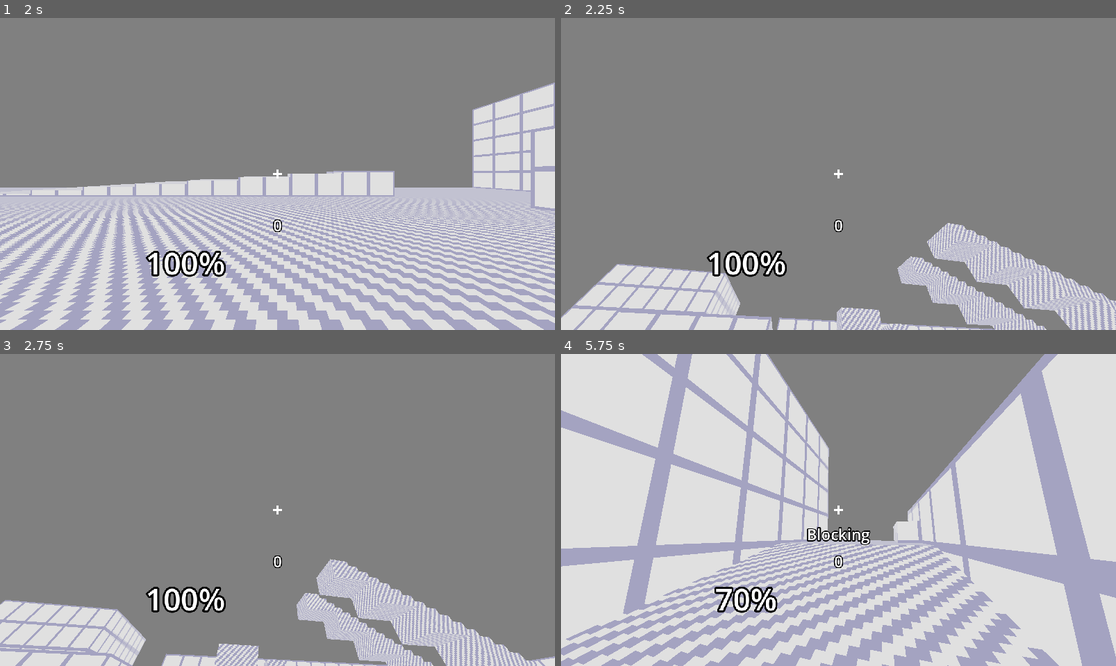
Above: before the commit, frames 1-4 (two rows, left to right).
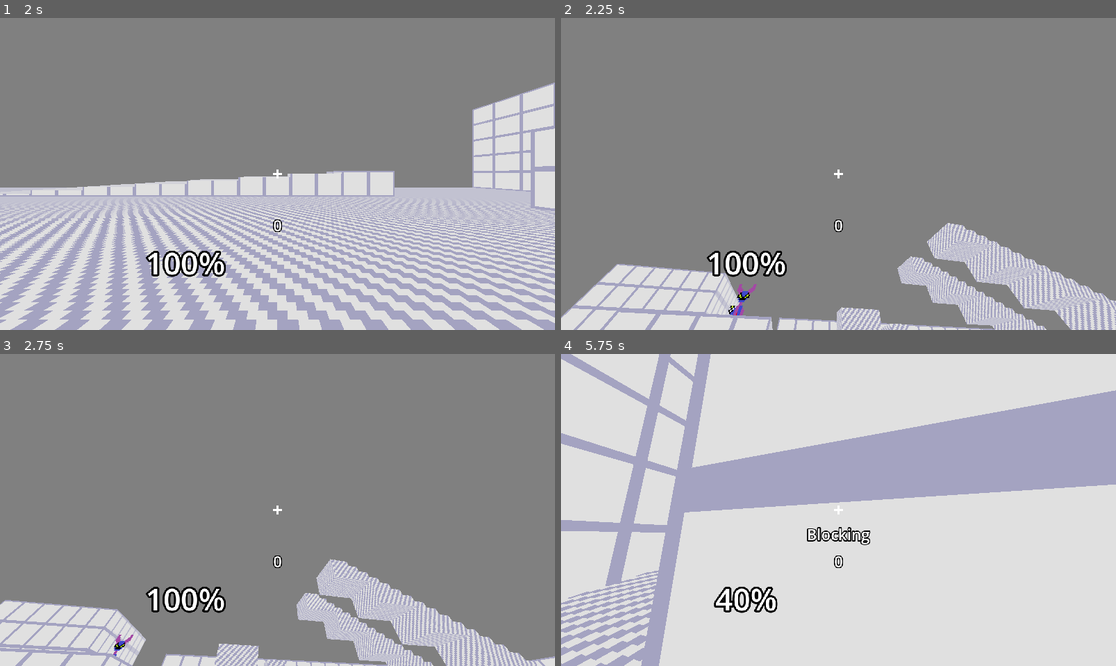
Above: after the commit, the same moments.

Repository: higodoragon/punch_block
Game: Godot game, scene res://main.tscn
The game is run twice, just before and just after one commit, with the same random seed, the same clock (stepped at 60 frames per second) and the same inputs. Sound files missing from this copy of the repository are replaced by a short silence.
Inputs (mouse positions are in pixels of both pictures, inside the frame that each line leads up to):
- Up to frame 1 (2 s): tap Enter at 0.5 s; move the mouse to (305, 174) at 0.52 s; hold W (move_forward) 0.53-1.28 s; hold Right mouse button (action_block) 0.53-1.28 s; click (305, 174) at 0.67 s; tap Space (move_jump) at 0.77, 1.25, 1.52 s; move the mouse to (166, 189) at 1.27 s; hold S (move_backward) from 1.28 s (still down); click (166, 189) at 1.35 s
- Up to frame 2 (2.25 s): tap Enter at 2 s; move the mouse to (894, 105) at 2.02 s; release S (move_backward) at 2.03 s; hold D (move_right) from 2.03 s (still down); tap Tab at 2.1 s
- Up to frame 3 (2.75 s): keep holding D (move_right)
- Up to frame 4 (5.75 s): move the mouse to (832, 516) at 2.77 s; release D (move_right) at 2.78 s; hold W (move_forward) from 2.78 s (still down); right-click (832, 516) at 2.85 s; click (832, 516) at 2.92 s; tap Space (move_jump) at 3.02, 3.77, 4.52 s; move the mouse to (877, 513) at 3.52 s; click (877, 513) at 3.6 s; move the mouse to (794, 506) at 4.27 s; tap Tab at 4.35 s; move the mouse to (844, 510) at 5.02 s; hold Right mouse button (action_block) from 5.03 s (still down); click (844, 510) at 5.17 s

Frame 1 is identical in both runs. In frame 2, 0.2% of the frame differs, in the area x 30-36%, y 85-96%; in frame 3, less than 0.1%; in frame 4, 54%, in the area x 0-100%, y 0-100%.

Commit message:
refined brute, flip variation, fixed footsteps, test maps

Diff:
--- a/audio/sniper_attack_beep.tres
+++ b/audio/sniper_attack_beep.tres
@@ -1,9 +1,11 @@
-[gd_resource type="Resource" script_class="AudioSettings" load_steps=2 format=3 uid="uid://16f7jsq06u8m"]
+[gd_resource type="Resource" script_class="AudioSettings" load_steps=3 format=3 uid="uid://16f7jsq06u8m"]
 
 [ext_resource type="Script" uid="uid://d1cihyw7tq44v" path="res://components/audio_settings.gd" id="1_rkc8k"]
+[ext_resource type="AudioStream" uid="uid://cvsbllpbggl4j" path="res://audio/placeholders/beep.wav" id="2_vprw3"]
 
 [resource]
 script = ExtResource("1_rkc8k")
+stream = ExtResource("2_vprw3")
 channel = 0
 limit = 5
 volume = 1.0
--- a/components/ai_component.gd
+++ b/components/ai_component.gd
@@ -61,6 +61,9 @@
 	if global.check( parent, "sprite" ):
 		parent.sprite.scale *= randf_range( 0.9, 1.1 )
 
+		if randf_range( 1, 0 ) < 0.01:
+			parent.sprite.flip_h = true
+
 	parent.state.set_state( parent.state_active )
 
 func generic_walk_direction() -> Vector3:
@@ -76,10 +79,7 @@
 	return global.angle_to_direction( walk_angle ) * Vector3( 1, 0, 1 )
 
 func target_direction() -> Vector3:
-	if target:
-		return parent.global_position.direction_to( target.global_position )
-
-	return Vector3( 1, 0, 0 )
+	return parent.global_position.direction_to( target.global_position )
 
 func target_distance() -> float:
 	return parent.global_position.distance_to( target.global_position )
--- a/components/common_physics_component.gd
+++ b/components/common_physics_component.gd
@@ -96,7 +96,7 @@
 
 	if global.check( parent, "audio" ) and global.check( parent, "sfx_footstep" ):
 		if is_on_ground():
-			footstep_amount += ( parent.velocity * Vector3( 1, 0, 1 ) ).distance_to( Vector3.ZERO )
+			footstep_amount += ( ( parent.velocity * Vector3( 1, 0, 1 ) ) * delta ).distance_to( Vector3.ZERO )
 
 		if on_ground and not on_ground_prev and air_time_old > 5:
 			parent.audio.play( parent.sfx_footstep )
--- a/entities/character_base.gd
+++ b/entities/character_base.gd
@@ -4,7 +4,7 @@
 @export var friction : float = 0.9
 @export var gravity : float = 0.55
 @export var view_height : float = 1.75
-@export var footstep_frequency : int = 280
+@export var footstep_frequency : float = 4.5
 @export var infight_group : Attack.INFIGHT_GROUP
 
 var step_height_up : float = 1.1
--- a/entities/enemy/brute/brute.gd
+++ b/entities/enemy/brute/brute.gd
@@ -1,135 +1,105 @@
 extends CharacterBase
+class_name EnemyBrute
 
-@onready var health : HealthComponent = $HealthComponent
-@onready var hitbox : HitboxComponent = $HitboxComponent
-@onready var physics : CommonPhysicsComponent = $CommonPhysicsComponent
-@onready var state : StateMachineComponent = $StateMachineComponent
-@onready var ai : AIComponent = $AIComponent
-@onready var audio : AudioManagerComponent = $AudioManagerComponent
-@onready var sprite : Sprite3D = $Sprite3D
+@onready var health := $HealthComponent
+@onready var hitbox := $HitboxComponent
+@onready var physics := $CommonPhysicsComponent
+@onready var state := $StateMachineComponent
+@onready var ai := $AIComponent
+@onready var audio := $AudioManagerComponent
+@onready var sprite := $Sprite3D
 
 var sfx_footstep = global.sfx_generic_footsteps
-
-@export_range(1.0, 20.0) var charge_speed := 4.0
-@export_range(1.0, 1000.0) var knockback: float = 80.0
-@export_range(1.0, 1000.0) var charge_knockback: float = 400.0
-@export_range(1.0, 50.0) var damage: float = 2.0
-@export_range(1.0, 50.0) var charge_damage: float = 4.0
-@export_range(1.0, 50.0, 0.1, 'suffix:m') var max_charge_distance: float = 10.0
-@export_range(1.0, 50.0, 0.5) var charge_cooldown: float = 5.0
-var _current_charge_cooldown := 0.0
-
+var real_friction : float
 
 var state_idle := [
 	{sticky_call = "do_searth"},
 	{delay = 1, frame = 0},
-	{goto = state_active}
+	{goto = state_active},
 ]
 
 var state_active := [
 	{sticky_call = "do_active"},
 	{delay = 15, frame = 1},
-	{delay = 15, frame = 2},
-	{loop = true}
+	{loop = true},
 ]
 
-var state_charge := [
-	{sticky_call = "do_charge"},
-	{delay = 15, frame = 6},
-	{delay = 15, frame = 5},
-	{loop = true}
+var state_attack_charge := [
+	{sticky_call = "do_attack_sticky"},
+	{delay = 30, frame = 6},
+	{loop = true},
+]
+
+var state_attack_hit := [
+	{delay = 20, frame = 5},
+	{goto = state_active},
+]
+
+var state_attack := [
+	{delay = 30, frame = 6},
+	{goto = state_attack_charge},
 ]
 
 var state_melee := [
-	{sticky_call = "do_melee_active"},
 	{delay = 20, frame = 3},
 	{delay = 1, frame = 4},
-	{sticky_call = ""},
 	{call = "do_melee"},
 	{delay = 20, frame = 5},
 	{goto = state_active},
 ]
 
 var state_stun := [
-	{delay = 120, frame = 6},
+	{delay = 240, frame = 6},
 	{goto = state_active},
 ]
 
 func _ready() -> void:
+	real_friction = friction
 	ai.start_ai()
 
 func do_active():
 	if ai.target:
-		do_move_toward()
+		velocity += ai.generic_walk_direction() * speed
+		ai.check_and_set_attack_states()
 
-		if should_charge():
-			do_charge()
-
-
-## approach the target to get within charging distance
-func do_move_toward():
-		var angle = ai.target_angle()
-		var walk: Vector3 = global.angle_to_direction(angle) * Vector3(1, 0, 1)
-		velocity += walk * speed
-
-
-# func do_melee_active():
-# 	if ai.target:
-# 		do_charge()
-		# var walk: Vector3 = ai.target_direction() * Vector3(1, 0, 1)
-		# velocity += walk * (speed * 2)
+func do_melee_active():
+	if ai.target:
+		velocity += ai.generic_walk_direction() * ( speed * 1.5 )
 
 func do_melee():
-	if ai.target and ai.in_melee_range():
-		hit(damage, knockback)
+	if ai.target:
+		hit( ai.melee_damage, ai.melee_knockback )
+		ai.set_melee_delay()
 
+func do_attack_sticky():
+	if ai.target:
+		if ai.in_melee_range():
+			hit( ai.attack_damage, ai.attack_knockback )
+			state.set_state( state_attack_hit )
+			# sets both to avoid them activating melee
+			# right after hitting the player
+			ai.set_attack_delay()
+			ai.set_melee_delay()
+			# sets friction back to the original value
+			friction = real_friction
+		else:
+			velocity.x =+ ai.target_direction().x * 48
+			velocity.z =+ ai.target_direction().z * 48
+			friction = 0.5
+	else:
+		friction = real_friction
+		state.set_state( state_active )
 
-func do_parry_reaction(inflictor: Node3D):
+func hit( hit_damage: float, hit_knockback: float ):
+	var attack = Attack.new()
+	attack.agressor = self
+	attack.damage = hit_damage
+	attack.knockback_power = hit_knockback
+	attack.knockback_position = global_position
+	ai.target.health.do_damage( attack )
+
+func do_parry_reaction( inflictor: Node3D ):
 	state.set_state(state_stun)
 
-func _physics_process(delta: float):
-	physics.common_physics(delta)
-	_current_charge_cooldown -= delta
-
-func do_charge():
-	state.set_state(state_charge)
-	print('CHARGING')
-	if ai.target and should_charge():
-		if ai.in_melee_activation_range():
-			hit(charge_damage, charge_knockback)
-		global_position = global_position.move_toward(ai.target.global_position, charge_speed * get_physics_process_delta_time())
-	else:
-		state.set_state(state_active)
-		do_active()
-
-var attack_delay = 100
-var melee_delay = 100
-
-func should_attack():
-	# if attack_delay <= 0 and global.check( parent, "state_attack" ):
-	# 	state.set_state( state_attack )
-	# 	return true
-	if melee_delay <= 0 and ai.in_melee_activation_range() and global.check(self, "state_melee"):
-		state.set_state(state_melee)
-		return true
-
-func should_charge():
-	# if attack_delay <= 0 and global.check( parent, "state_attack" ):
-	# 	state.set_state( state_attack )
-	# 	return true
-	# if melee_delay <= 0 and ai.target and global_position:
-	# 	return true
-	if _current_charge_cooldown <= 0.0 and (global_position.distance_to(ai.target.global_position) < max_charge_distance):
-		return true
-
-
-func hit(hit_dmg: float, hit_knock: float):
-	if ai.target and ai.in_melee_range():
-		_current_charge_cooldown = charge_cooldown
-
-		var atk = Attack.new()
-		atk.agressor = self
-		atk.knockback_power = hit_knock
-		atk.damage = hit_dmg
-		combat.hitscan_bullet( self, global_position, ai.target_direction(), atk )
-		ai.attack_delay = 100
+func _physics_process( delta: float ):
+	physics.common_physics( delta )
--- a/entities/enemy/brute/brute.tscn
+++ b/entities/enemy/brute/brute.tscn
@@ -22,9 +22,7 @@
 floor_constant_speed = true
 floor_snap_length = 0.0
 script = ExtResource("1_q1iuu")
-charge_speed = 16.0
 speed = 0.5
-footstep_frequency = 560
 metadata/_custom_type_script = "uid://88pbfyfqnxlk"
 
 [node name="CollisionShape3D" type="CollisionShape3D" parent="."]
@@ -41,7 +39,16 @@
 hframes = 8
 
 [node name="AIComponent" parent="." instance=ExtResource("3_0ifsd")]
-melee_activation_range = 4.0
+melee_range = 3.0
+melee_activation_range = 3.0
+melee_damage = 2.0
+melee_knockback = 50.0
+melee_delay_amount = 60
+melee_delay_randomness = 30
+attack_damage = 4.0
+attack_knockback = 100.0
+attack_delay_amount = 240
+attack_delay_randomness = 60
 
 [node name="CommonPhysicsComponent" parent="." instance=ExtResource("4_u5a1y")]
 
@@ -49,7 +56,7 @@
 sprite = NodePath("../Sprite3D")
 
 [node name="HealthComponent" parent="." instance=ExtResource("7_4r2rf")]
-max_health = 7.0
+max_health = 8.0
 knockback_multiplier = 0.1
 
 [node name="AudioManagerComponent" parent="." instance=ExtResource("5_7lx1j")]
--- a/entities/enemy/goon/goon.gd
+++ b/entities/enemy/goon/goon.gd
@@ -34,7 +34,7 @@
 ]
 
 var state_stun := [
-	{ delay = 60, frame = 6 },
+	{ delay = 20, frame = 6 },
 	{ goto = state_active },
 ]
 
--- a/entities/enemy/goon/goon.tscn
+++ b/entities/enemy/goon/goon.tscn
@@ -24,7 +24,6 @@
 script = ExtResource("1_m8kop")
 speed = 0.5
 friction = 0.95
-footstep_frequency = 300
 infight_group = 1
 metadata/_custom_type_script = "uid://88pbfyfqnxlk"
 
--- a/entities/enemy/marine/marine.tscn
+++ b/entities/enemy/marine/marine.tscn
@@ -20,6 +20,7 @@
 collision_layer = 2
 collision_mask = 7
 script = ExtResource("1_v0otw")
+speed = 0.75
 friction = 0.95
 metadata/_custom_type_script = "uid://88pbfyfqnxlk"
 
Not shown, added: func_godot/maps/test_brute.map
Not shown, added: func_godot/maps/test_brute.map.import
Not shown, added: func_godot/maps/test_marine.map
Not shown, added: func_godot/maps/test_marine.map.import
Not shown, added: func_godot/maps/test_sniper.map
Not shown, added: func_godot/maps/test_sniper.map.import
Not shown, changed: func_godot/maps/teststage01.map
